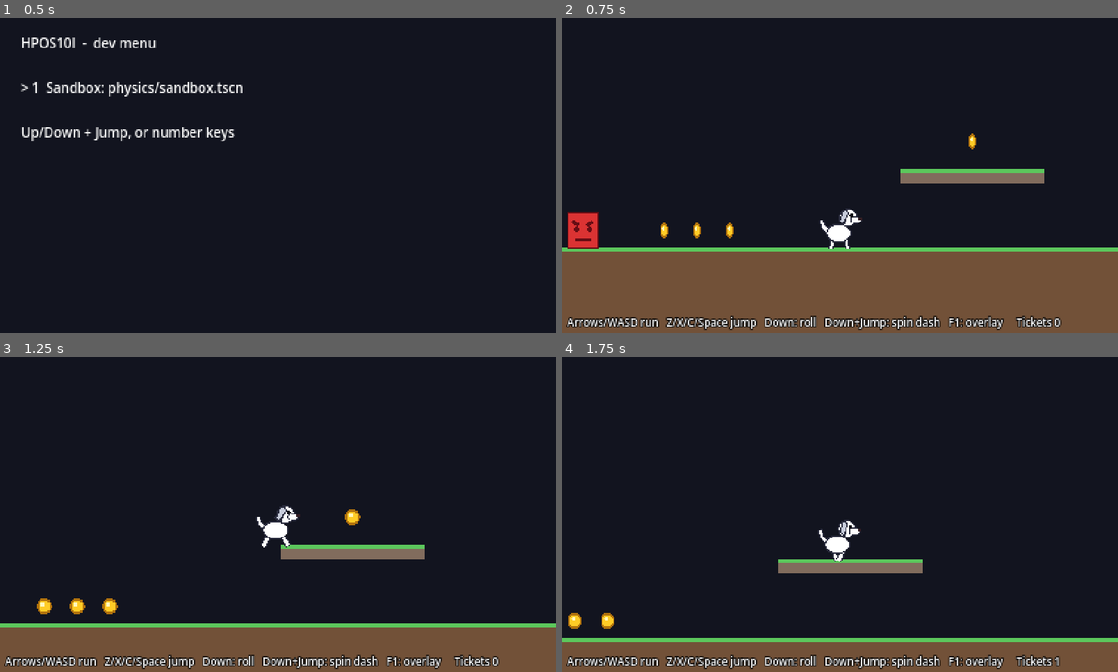
Above: before the commit, frames 1-4 (two rows, left to right).
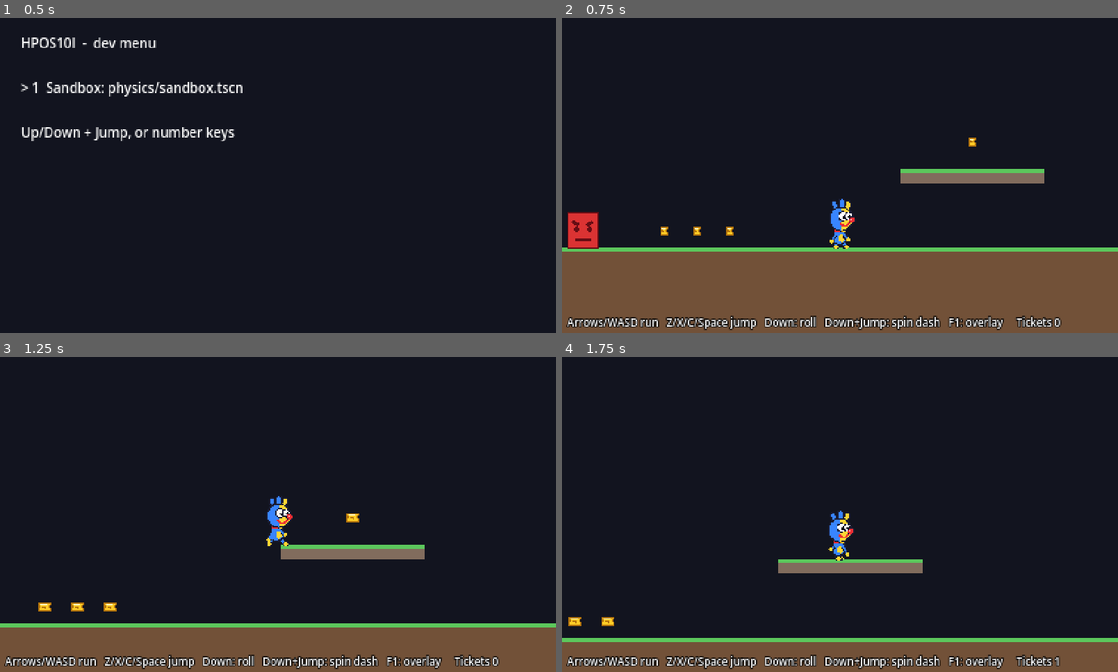
Above: after the commit, the same moments.

Repository: crrreatorrr/HPOS10I
Game: Godot game, scene res://core/main.tscn
Two runs of this game, one before a commit and one after it. Both use one fixed random seed, a clock stepped at 60 frames per second and the inputs below.
Inputs (mouse positions are in pixels of both pictures, inside the frame that each line leads up to):
- Up to frame 1 (0.5 s): no input
- Up to frame 2 (0.75 s): tap Enter (pause) at 0.5 s; move the mouse to (962, 159) at 0.52 s; hold Right (move_right) from 0.53 s (still down); tap 1 at 0.6 s; click (962, 159) at 0.67 s
- Up to frame 3 (1.25 s): keep holding Right (move_right); tap Z (jump) at 0.77 s
- Up to frame 4 (1.75 s): release Right (move_right) at 1.25 s; drag from (728, 530) to (606, 605) at 1.27 s

Frame 1 is identical in both runs. In frame 2, 0.7% of the frame differs, in the area x 17-75%, y 36-74%; in frame 3, 0.9%, in the area x 6-65%, y 44-82%; in frame 4, 0.7%.

Commit message:
Draw the new Sproto and golden-ticket placeholders
Sproto follows docs/DESIGN.md: round head split blue/yellow with soft
upward tufts, big round eyes, red clown nose and grin, small blue body with
yellow accents, red collar with a ticket badge, short arms and legs. The
ball is blue with a yellow half and a red nose dot. The accessory overlay
now follows the placeholder's head point. Scattered and sandbox tickets
share one drawing: a notched gold card with a star. Visuals only.

Co-Authored-By: Claude Opus 5.5 <noreply@anthropic.com>

Diff:
--- a/player/accessory.gd
+++ b/player/accessory.gd
@@ -3,7 +3,7 @@
 ## is "", "wizard_hat" or "sunglasses". Uses the art agent's frames when they
 ## exist, else a placeholder (purple pointed wizard hat, black sunglasses bar).
 ## Positioned from `anchors.json` "head" points when available, otherwise from
-## a fixed head offset per state. Child of the visual node, so it mirrors and
+## the placeholder's head_point(). Child of the visual node, so it mirrors and
 ## rotates with the body.
 
 const ANCHORS_PATH := "res://assets/sprites/common/sproto/anchors.json"
@@ -76,17 +76,7 @@
 		var point = _anchor_for(String(sprite.animation), sprite.frame)
 		if point is Vector2:
 			return sprite.position + point - CELL_CENTER
-	var feet := _player.get_radii().y
-	if _player.is_attacking():
-		return Vector2(2.0, feet - _player.get_radii().y * 2.0 + 5.0)
-	if _player.crouching:
-		return Vector2(6.0, feet - 16.0)
-	var lean := 0.0
-	if _player.state == &"run":
-		lean = clampf(absf(_player.ground_speed) * 0.4, 0.0, 3.0)
-	elif _player.state == &"skid":
-		lean = -3.0
-	return Vector2(6.0 + lean, feet - 24.0)
+	return _visual.head_point()
 
 
 ## Reads a "head" point from anchors.json. Accepts the layouts
@@ -115,17 +105,19 @@
 		return
 	match accessory:
 		"wizard_hat":
+			# Brim on the crown of the head, between the tufts.
 			var brim := PackedVector2Array()
 			for i in 16:
 				var t := TAU * i / 16.0
-				brim.append(Vector2(cos(t) * 8.0, -5.0 + sin(t) * 2.0))
+				brim.append(Vector2(cos(t) * 9.5, -8.0 + sin(t) * 2.0))
 			draw_colored_polygon(brim, HAT_DARK)
-			var cone := PackedVector2Array([Vector2(-5.0, -5.5), Vector2(5.0, -5.5),
-					Vector2(-1.0, -15.0), Vector2(-6.0, -19.0)])
+			var cone := PackedVector2Array([Vector2(-6.0, -8.5), Vector2(6.0, -8.5),
+					Vector2(-1.0, -19.0), Vector2(-7.0, -23.0)])
 			draw_colored_polygon(cone, HAT)
-			draw_circle(Vector2(0.0, -10.0), 1.2, STAR)
+			draw_circle(Vector2(0.0, -13.0), 1.3, STAR)
 		"sunglasses":
-			draw_rect(Rect2(-1.0, -3.0, 13.0, 1.5), GLASSES)
-			draw_rect(Rect2(0.5, -2.5, 4.5, 3.5), GLASSES)
-			draw_rect(Rect2(6.0, -2.5, 4.5, 3.5), GLASSES)
-			draw_line(Vector2(1.5, -1.8), Vector2(3.0, -1.8), GLINT, 1.0)
+			# Over the two eyes (centres (1, -2) and (5.5, -2) from the head centre).
+			draw_rect(Rect2(-2.5, -3.8, 12.0, 1.4), GLASSES)
+			draw_rect(Rect2(-2.0, -4.6, 6.0, 4.6), GLASSES)
+			draw_rect(Rect2(3.2, -4.4, 4.8, 4.2), GLASSES)
+			draw_line(Vector2(-1.0, -3.6), Vector2(1.0, -3.6), GLINT, 1.0)
--- a/player/player_visual.gd
+++ b/player/player_visual.gd
@@ -1,9 +1,12 @@
 extends Node2D
 ## Sproto's look. Uses the art agent's SpriteFrames when they exist, otherwise
-## draws a placeholder in code: a white dog (body, floppy ear, eye, tail) or a
-## white ball with a spinning stripe. Rotates with the ground angle, mirrors
-## with facing and blinks while invincible. Child of the Player node; local
-## origin = hitbox centre.
+## draws a placeholder in code after docs/DESIGN.md: a round head split blue /
+## yellow with soft upward tufts, big round eyes, a red clown nose and grin, a
+## small blue body with yellow accents, a red collar with a golden-ticket
+## badge, and short arms and legs; or, in the ball states, a blue ball with a
+## yellow half and a red nose dot. Rotates with the ground angle, mirrors with
+## facing and blinks while invincible. Child of the Player node; local origin =
+## hitbox centre, feet at +height radius.
 
 const FRAMES_PATH := "res://assets/sprites/common/sproto/sproto_frames.tres"
 ## Feet centre inside a 64x64 frame cell, relative to the cell centre.
@@ -13,13 +16,18 @@
 const WALK_RUN_THRESHOLD := 6.0
 ## Rotation easing rate (1/s).
 const ROTATION_SMOOTHING := 30.0
-
+## Placeholder head size, and how far its centre sits above the feet.
+const HEAD_RADIUS := 8.5
+const HEAD_HEIGHT := 23.0
+
+const OUTLINE := Color(0.1, 0.11, 0.2)
+const BLUE := Color(0.22, 0.52, 1.0)
+const YELLOW := Color(1.0, 0.84, 0.2)
+const RED := Color(0.93, 0.18, 0.2)
+const GOLD := Color(1.0, 0.78, 0.16)
+const GOLD_DARK := Color(0.7, 0.45, 0.05)
 const WHITE := Color(1, 1, 1)
-const OUTLINE := Color(0.16, 0.17, 0.24)
-const EAR := Color(0.78, 0.8, 0.86)
-const STRIPE := Color(0.62, 0.66, 0.78)
-const BLACK := Color(0.05, 0.05, 0.08)
-const NOSE := Color(0.2, 0.12, 0.14)
+const BLACK := Color(0.04, 0.04, 0.07)
 
 var _player: Player
 var _sprite: AnimatedSprite2D
@@ -125,18 +133,20 @@
 	if is_ball():
 		_draw_ball()
 	else:
-		_draw_dog()
+		_draw_sproto()
 
 
 func _draw_ball() -> void:
 	var r := _player.get_radii().y - 1.0
 	var center := Vector2(0.0, feet_y() - r - 1.0)
 	draw_circle(center, r + 1.0, OUTLINE)
-	draw_circle(center, r, WHITE)
-	var axis := Vector2.from_angle(_spin) * r * 0.85
-	draw_line(center - axis, center + axis, STRIPE, 3.0)
-	var cross := axis.orthogonal() * 0.5
-	draw_line(center - cross, center + cross, EAR, 2.0)
+	draw_circle(center, r, BLUE)
+	# Yellow half and red nose dot, spinning with the ball.
+	var half := PackedVector2Array()
+	for i in 13:
+		half.append(center + Vector2.from_angle(_spin + PI * i / 12.0) * r)
+	draw_colored_polygon(half, YELLOW)
+	draw_circle(center + Vector2.from_angle(_spin + PI * 0.5) * r * 0.55, 2.2, RED)
 	if _player.state == &"spindash":
 		# Dust puffs behind the ball.
 		for i in 3:
@@ -144,73 +154,128 @@
 			draw_circle(puff, 2.5 - i * 0.5, Color(0.85, 0.85, 0.9, 0.8))
 
 
-func _draw_dog() -> void:
+## Head centre of the placeholder (local space, facing right), for the
+## accessory overlay.
+func head_point() -> Vector2:
+	var feet := feet_y()
+	if is_ball():
+		# On top of the ball, so a hat sits on it.
+		return Vector2(1.0, feet - _player.get_radii().y * 2.0 + HEAD_RADIUS - 1.0)
+	return _head_center(feet)
+
+
+func _lean() -> float:
+	if _player.state == &"skid":
+		return -2.5
+	if _player.state == &"run":
+		return clampf(absf(_player.ground_speed) * 0.35, 0.0, 2.5)
+	return 0.0
+
+
+func _head_center(feet: float) -> Vector2:
+	var drop := 6.0 if _player.crouching else 0.0
+	return Vector2(1.0 + _lean(), feet - HEAD_HEIGHT + drop)
+
+
+func _draw_sproto() -> void:
 	var feet := feet_y()
 	var state := _player.state
-	var crouch := _player.crouching
-	var lift := 6.0 if crouch else 0.0
-	var lean := 0.0
-	if state == &"skid":
-		lean = -3.0
-	elif state == &"run":
-		lean = clampf(absf(_player.ground_speed) * 0.4, 0.0, 3.0)
-	var body_c := Vector2(-1.0 + lean * 0.3, feet - 12.0 + lift)
-	var head_c := Vector2(6.0 + lean, feet - 24.0 + lift * 1.3)
-
-	# Legs (behind the body).
-	var swing := sin(_cycle) * (5.0 if state == &"run" else 0.0)
-	var leg_top := feet - 9.0 + lift
-	var legs := [
-		[Vector2(-5.0, leg_top), Vector2(-5.0 - swing, feet)],
-		[Vector2(4.0, leg_top), Vector2(4.0 + swing, feet)],
-	]
-	if state == &"hurt" or state == &"dead":
-		legs = [[Vector2(-5.0, leg_top), Vector2(-10.0, feet - 4.0)],
-				[Vector2(4.0, leg_top), Vector2(10.0, feet - 4.0)]]
-	elif state == &"spring":
-		legs = [[Vector2(-4.0, leg_top), Vector2(-3.0, feet + 2.0)],
-				[Vector2(3.0, leg_top), Vector2(4.0, feet + 2.0)]]
+	var head := _head_center(feet)
+	var body := Vector2(_lean() * 0.4, feet - 9.0 + (3.0 if _player.crouching else 0.0))
+	var hurt := state == &"hurt" or state == &"dead"
+
+	# Legs and yellow shoes.
+	var swing := sin(_cycle) * (4.0 if state == &"run" else 0.0)
+	var legs := [[-2.5, -2.5 - swing], [2.5, 2.5 + swing]]
+	if hurt:
+		legs = [[-2.5, -6.0], [2.5, 6.0]]
 	elif state == &"skid":
-		legs = [[Vector2(-5.0, leg_top), Vector2(-9.0, feet)], [Vector2(4.0, leg_top), Vector2(1.0, feet)]]
-	if crouch:
-		legs = [[Vector2(-5.0, leg_top), Vector2(-7.0, feet)], [Vector2(4.0, leg_top), Vector2(7.0, feet)]]
+		legs = [[-2.5, -5.0], [2.5, 0.0]]
+	elif _player.crouching:
+		legs = [[-2.5, -4.0], [2.5, 4.0]]
 	for leg in legs:
-		draw_line(leg[0], leg[1], OUTLINE, 4.5)
-		draw_line(leg[0], leg[1], WHITE, 2.5)
-
-	# Tail.
-	var wag := sin(_cycle * 1.5) * 2.0
-	draw_polyline(PackedVector2Array([body_c + Vector2(-8.0, -2.0),
-			body_c + Vector2(-12.0, -6.0 + wag), body_c + Vector2(-13.0, -11.0 + wag)]), OUTLINE, 4.0)
-	draw_polyline(PackedVector2Array([body_c + Vector2(-8.0, -2.0),
-			body_c + Vector2(-12.0, -6.0 + wag), body_c + Vector2(-13.0, -11.0 + wag)]), WHITE, 2.0)
-
-	# Body and head.
-	_draw_ellipse(body_c, Vector2(10.0, 7.0), OUTLINE)
-	_draw_ellipse(body_c, Vector2(9.0, 6.0), WHITE)
-	draw_circle(head_c, 7.0, OUTLINE)
-	draw_circle(head_c, 6.0, WHITE)
-	# Snout and nose.
-	_draw_ellipse(head_c + Vector2(6.0, 2.0), Vector2(4.5, 3.0), OUTLINE)
-	_draw_ellipse(head_c + Vector2(6.0, 2.0), Vector2(3.5, 2.2), WHITE)
-	draw_circle(head_c + Vector2(9.5, 1.0), 1.4, NOSE)
-	# Eye.
-	if state == &"hurt" or state == &"dead":
-		draw_line(head_c + Vector2(1.0, -3.0), head_c + Vector2(4.0, 0.0), BLACK, 1.0)
-		draw_line(head_c + Vector2(4.0, -3.0), head_c + Vector2(1.0, 0.0), BLACK, 1.0)
-	else:
-		draw_circle(head_c + Vector2(2.5, -1.5), 1.3, BLACK)
-	# Floppy ear hanging over the back of the head.
-	var flop := sin(_cycle) * 1.5 if state == &"run" else 0.0
-	var ear := PackedVector2Array([head_c + Vector2(-1.0, -6.0), head_c + Vector2(-4.0, -5.0),
-			head_c + Vector2(-6.5 - flop, 3.0), head_c + Vector2(-3.0 - flop, 5.0), head_c + Vector2(0.5, -3.0)])
-	draw_colored_polygon(ear, EAR)
-	draw_polyline(ear + PackedVector2Array([ear[0]]), OUTLINE, 1.0)
-
-	if _player.pose == &"victory":
-		# Raised front paw.
-		draw_line(body_c + Vector2(6.0, -2.0), head_c + Vector2(8.0, -10.0), OUTLINE, 4.5)
-		draw_line(body_c + Vector2(6.0, -2.0), head_c + Vector2(8.0, -10.0), WHITE, 2.5)
+		var top := body + Vector2(leg[0], 3.0)
+		var foot := Vector2(leg[1], feet - 1.5)
+		draw_line(top, foot, OUTLINE, 4.0)
+		draw_line(top, foot, BLUE, 2.2)
+		_draw_ellipse(foot + Vector2(1.0, 0.0), Vector2(2.6, 1.6), OUTLINE)
+		_draw_ellipse(foot + Vector2(1.0, 0.0), Vector2(2.0, 1.1), YELLOW)
+
+	# Body with a yellow belly.
+	_draw_ellipse(body, Vector2(5.8, 5.6), OUTLINE)
+	_draw_ellipse(body, Vector2(4.9, 4.7), BLUE)
+	_draw_ellipse(body + Vector2(1.5, 0.8), Vector2(2.3, 2.8), YELLOW)
+
+	# Short arms.
+	var arm_swing := -swing * 0.6
+	var arms := [[Vector2(-3.5, -1.5), Vector2(-6.5, 2.5 - arm_swing)],
+			[Vector2(3.5, -1.5), Vector2(6.5, 2.5 + arm_swing)]]
+	if state == &"spring" or _player.pose == &"victory":
+		arms[1] = [Vector2(3.5, -1.5), Vector2(6.0, -8.0)]
+	if hurt:
+		arms = [[Vector2(-3.5, -1.5), Vector2(-7.5, -5.0)], [Vector2(3.5, -1.5), Vector2(7.5, -5.0)]]
+	for arm in arms:
+		draw_line(body + arm[0], body + arm[1], OUTLINE, 3.6)
+		draw_line(body + arm[0], body + arm[1], BLUE, 1.8)
+		draw_circle(body + arm[1], 1.4, YELLOW)
+
+	# Red collar with a tiny golden-ticket badge.
+	var collar := Vector2(body.x, head.y + HEAD_RADIUS)
+	draw_line(collar + Vector2(-4.5, 0.0), collar + Vector2(4.5, 0.0), OUTLINE, 3.6)
+	draw_line(collar + Vector2(-4.0, 0.0), collar + Vector2(4.0, 0.0), RED, 2.2)
+	draw_rect(Rect2(collar + Vector2(1.0, -0.5), Vector2(3.0, 2.2)), GOLD_DARK)
+	draw_rect(Rect2(collar + Vector2(1.5, 0.0), Vector2(2.0, 1.2)), GOLD)
+
+	# Soft upward tufts (rounded, not spikes): blue at the back, yellow in front.
+	var tufts := [[Vector2(-4.0, -7.0), Vector2(-5.5, -11.5), BLUE],
+			[Vector2(0.0, -8.0), Vector2(0.0, -13.0), BLUE],
+			[Vector2(4.0, -7.0), Vector2(5.0, -11.5), YELLOW]]
+	for tuft in tufts:
+		var base: Vector2 = head + tuft[0]
+		var tip: Vector2 = head + tuft[1]
+		draw_line(base, tip, OUTLINE, 5.0)
+		draw_circle(tip, 2.5, OUTLINE)
+	for tuft in tufts:
+		var base: Vector2 = head + tuft[0]
+		var tip: Vector2 = head + tuft[1]
+		draw_line(base, tip, tuft[2], 3.0)
+		draw_circle(tip, 1.6, tuft[2])
+
+	# Round head, split down the middle: blue back half, yellow face half.
+	draw_circle(head, HEAD_RADIUS + 1.0, OUTLINE)
+	_draw_half_disc(head, HEAD_RADIUS, PI, BLUE)
+	_draw_half_disc(head, HEAD_RADIUS, 0.0, YELLOW)
+
+	# Big round eyes: white, black pupil looking ahead, white shine.
+	for eye in [[Vector2(1.0, -2.0), 3.0], [Vector2(5.5, -2.0), 2.6]]:
+		var c: Vector2 = head + eye[0]
+		var r: float = eye[1]
+		draw_circle(c, r + 0.7, OUTLINE)
+		draw_circle(c, r, WHITE)
+		if hurt:
+			draw_line(c + Vector2(-1.2, -1.2), c + Vector2(1.2, 1.2), BLACK, 1.0)
+			draw_line(c + Vector2(1.2, -1.2), c + Vector2(-1.2, 1.2), BLACK, 1.0)
+		else:
+			draw_circle(c + Vector2(0.8, 0.3), r * 0.48, BLACK)
+			draw_circle(c + Vector2(0.2, -0.6), r * 0.2, WHITE)
+
+	# Wide red grin (a simple curve) and a round red clown nose.
+	var grin := head + Vector2(3.0, 1.0)
+	if hurt:
+		draw_arc(grin + Vector2(0.0, 4.5), 3.0, PI * 1.2, PI * 1.8, 8, RED, 1.4)
+	else:
+		draw_arc(grin, 4.5, PI * 0.15, PI * 0.85, 10, RED, 1.6)
+	draw_circle(head + Vector2(8.0, 0.8), 2.6, OUTLINE)
+	draw_circle(head + Vector2(8.0, 0.8), 2.0, RED)
+	draw_circle(head + Vector2(7.5, 0.2), 0.6, Color(1.0, 0.7, 0.7))
+
+
+## Filled half disc: the half on the side of `facing_angle` (radians).
+func _draw_half_disc(center: Vector2, r: float, facing_angle: float, color: Color) -> void:
+	var points := PackedVector2Array()
+	for i in 17:
+		points.append(center + Vector2.from_angle(facing_angle - PI * 0.5 + PI * i / 16.0) * r)
+	draw_colored_polygon(points, color)
 
 
 func _draw_ellipse(center: Vector2, radii: Vector2, color: Color) -> void:
--- a/player/scattered_ticket.gd
+++ b/player/scattered_ticket.gd
@@ -12,6 +12,8 @@
 const SCATTER_START_ANGLE := 101.25
 const SCATTER_ANGLE_STEP := 22.5
 const RADIUS := 6.0
+## Drawn size of the ticket card (pixels).
+const TICKET_SIZE := Vector2(10.0, 6.0)
 ## Tickets blink during their last frames.
 const BLINK_FRAMES := 64
 
@@ -109,9 +111,25 @@
 
 
 func _draw() -> void:
-	# Spinning ticket: squash horizontally over time.
-	var squash := maxf(absf(cos(_age * 0.25)), 0.2)
-	draw_set_transform(Vector2.ZERO, 0.0, Vector2(squash, 1.0))
-	draw_circle(Vector2.ZERO, RADIUS, COLOR_RIM)
-	draw_circle(Vector2.ZERO, RADIUS - 1.5, COLOR_FILL)
-	draw_circle(Vector2(-1.5, -1.5), 1.5, COLOR_SHINE)
+	draw_ticket(self, maxf(absf(cos(_age * 0.25)), 0.2))
+
+
+## Draws a golden ticket centred on `canvas`'s origin: a 10x6 gold card with
+## notched ends, a darker gold border and a small star. `squash` (0..1) scales
+## it horizontally for the spinning flip.
+static func draw_ticket(canvas: CanvasItem, squash: float) -> void:
+	canvas.draw_set_transform(Vector2.ZERO, 0.0, Vector2(squash, 1.0))
+	var w := TICKET_SIZE.x / 2.0
+	var h := TICKET_SIZE.y / 2.0
+	var notch := 1.4
+	var outline := PackedVector2Array([Vector2(-w, -h), Vector2(w, -h), Vector2(w, -h + 1.6),
+			Vector2(w - notch, 0.0), Vector2(w, h - 1.6), Vector2(w, h), Vector2(-w, h),
+			Vector2(-w, h - 1.6), Vector2(-w + notch, 0.0), Vector2(-w, -h + 1.6)])
+	canvas.draw_colored_polygon(outline, COLOR_FILL)
+	canvas.draw_polyline(outline + PackedVector2Array([outline[0]]), COLOR_RIM, 1.0)
+	canvas.draw_line(Vector2(-w + 1.5, -h + 1.0), Vector2(w - 2.5, -h + 1.0), COLOR_SHINE, 1.0)
+	var star := PackedVector2Array()
+	for i in 10:
+		var r := 1.8 if i % 2 == 0 else 0.8
+		star.append(Vector2.from_angle(-PI * 0.5 + PI * i / 5.0) * r + Vector2(0.0, 0.4))
+	canvas.draw_colored_polygon(star, COLOR_RIM)
--- a/tests/physics/sandbox_ticket.gd
+++ b/tests/physics/sandbox_ticket.gd
@@ -39,8 +39,4 @@
 
 
 func _draw() -> void:
-	var squash := maxf(absf(cos(_age * 0.08)), 0.2)
-	draw_set_transform(Vector2.ZERO, 0.0, Vector2(squash, 1.0))
-	draw_circle(Vector2.ZERO, RADIUS, ScatteredTicket.COLOR_RIM)
-	draw_circle(Vector2.ZERO, RADIUS - 1.5, ScatteredTicket.COLOR_FILL)
-	draw_circle(Vector2(-1.5, -1.5), 1.5, ScatteredTicket.COLOR_SHINE)
+	ScatteredTicket.draw_ticket(self, maxf(absf(cos(_age * 0.08)), 0.2))
